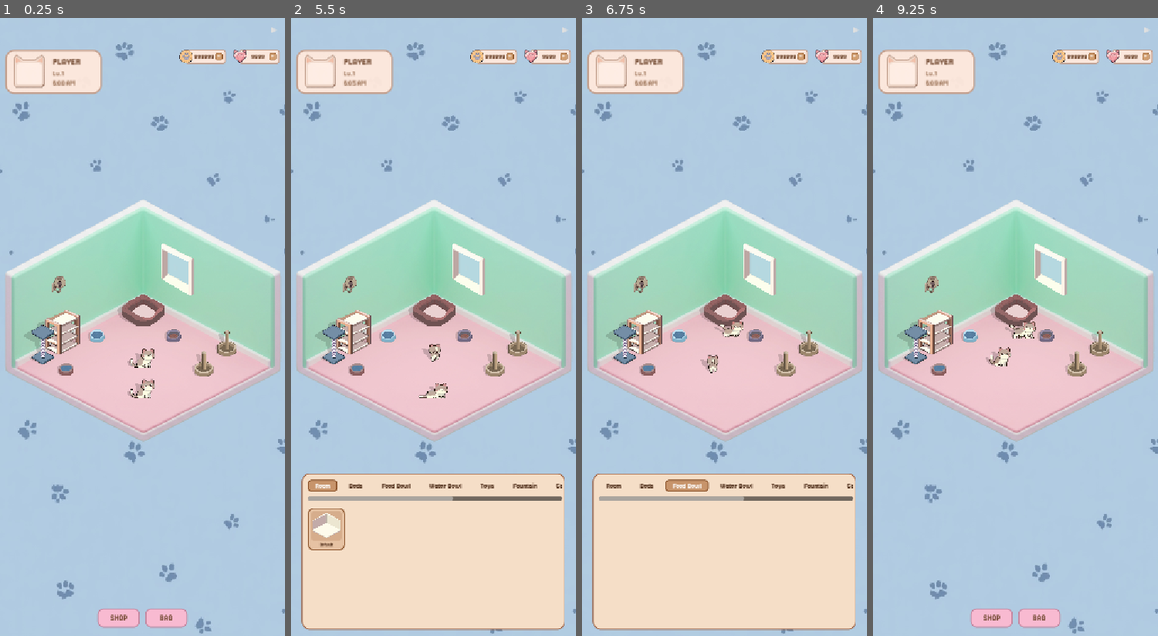
Above: before the commit, frames 1-4 (left to right).
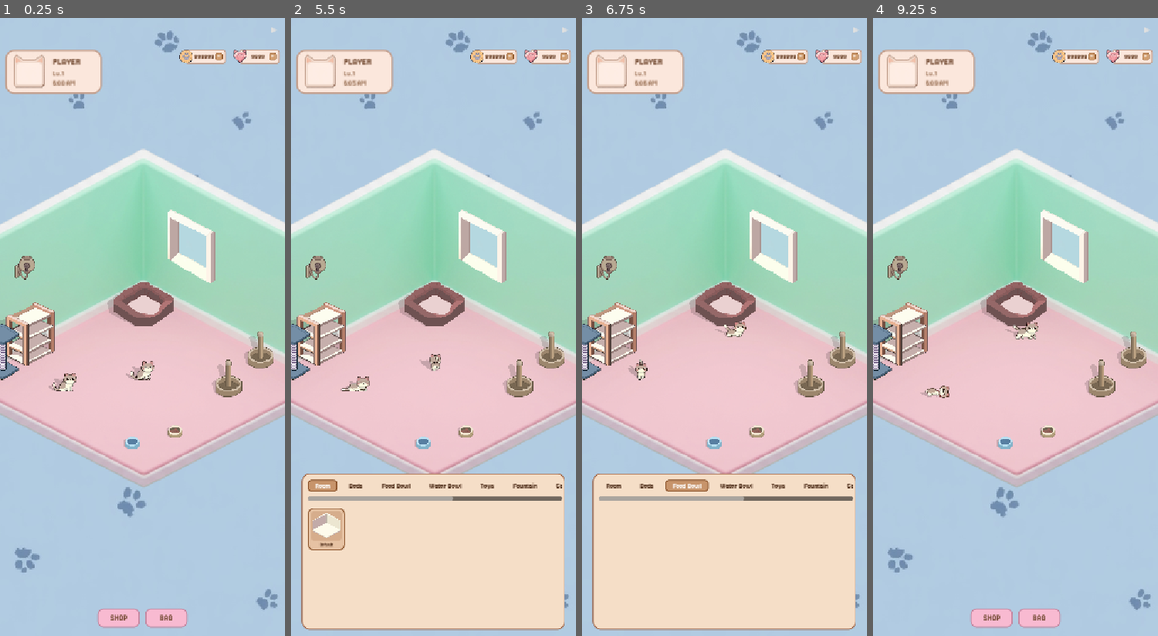
Above: after the commit, the same moments.

Repository: tangbuu/MyPetHouse
Game: Godot game, scene res://scenes/Main.tscn
Two runs of this game, one before a commit and one after it. Both use one fixed random seed, a clock stepped at 60 frames per second and the inputs below.
Inputs:
- Up to frame 1 (0.25 s): no input
- Up to frame 2 (5.5 s): click "+" at 0.5 s; click "+" at 1.25 s; click "SHOP" at 2 s; click "Fountain" at 2.75 s; click "BAG" at 3.5 s; click "Fountain" at 4.25 s; click "Room" at 5 s
- Up to frame 3 (6.75 s): click "Beds" at 5.75 s; click "Food Bowl" at 6.5 s
- Up to frame 4 (9.25 s): click "Water Bowl" at 7.25 s; click "Toys" at 8 s; click "Cat Tree" at 8.75 s

The runs differ from the first frame. In frame 1, 29% of the frame differs, in the area x 0-100%, y 2-100%; in frame 2, 27%; in frame 3, 27%; in frame 4, 28%.

Commit message:
feat: player idle sheet, bowl/cat asset resize, room wall nodes
- Add player female idle sprite sheet (6 frames, chroma key removed)
- Resize bowl images to 70%, cat sheets to 70%
- Bowl grid changed to 1x1x1 in objectGrid.json
- Room.tscn: add 4 hardcoded StaticBody2D wall nodes (drag-editable)
- Room.gd: skip Walls node on editor rebuild, remove JSON-driven wall creation
- Main.gd: ZOOM_MIN=1.0, ZOOM_INIT=1.4, ZOOM_MAX=2.5
- Remove unused UI button/paw/cat-generated assets

Co-Authored-By: Claude Sonnet 4.6 <noreply@anthropic.com>

Diff:
--- a/data/objectGrid.json
+++ b/data/objectGrid.json
@@ -4,7 +4,8 @@
   "1_1_2": ["SmallPlant"],
   "2_3_4": ["Shelf"],
   "1_1_0": ["Toy"],
-  "2_2_1": ["Fountain", "Bowl"],
+  "2_2_1": ["Fountain"],
+  "1_1_1": ["Bowl"],
   "5_0_5": ["Window"],
   "3_0_5": ["WallDecoBig"],
   "3_0_3": ["WallDecoMid"],
--- a/data/rooms/room_1.json
+++ b/data/rooms/room_1.json
@@ -19,22 +19,6 @@
   "id": "room_1",
   "items": [
     {
-      "grid_col": 6,
-      "grid_row": 2,
-      "grid_surface": "floor",
-      "id": "bowl_food_5",
-      "name": "bowl_food_5_i10",
-      "position": [
-        55.787,
-        16.019
-      ],
-      "scale_x": 1.0,
-      "scene": "res://scenes/items/Bowl.tscn",
-      "sceneName": "Bowl",
-      "script": "res://scripts/items/FoodBowl.gd",
-      "texture": "res://assets/item/bowl/food/bowl_5.png"
-    },
-    {
       "grid_col": 11,
       "grid_row": 0,
       "grid_surface": "floor",
@@ -140,36 +124,36 @@
       "texture": "res://assets/item/bed_large/bed_large_1.png"
     },
     {
-      "grid_col": 1,
-      "grid_row": 7,
+      "grid_col": 14,
+      "grid_row": 11,
+      "grid_surface": "floor",
+      "id": "bowl_food_2",
+      "name": "bowl_food_2_i25",
+      "position": [
+        42.042,
+        134.187
+      ],
+      "scale_x": 1.0,
+      "scene": "res://scenes/items/Bowl.tscn",
+      "sceneName": "Bowl",
+      "script": "res://scripts/items/FoodBowl.gd",
+      "texture": "res://assets/item/bowl/food/bowl_2.png"
+    },
+    {
+      "grid_col": 13,
+      "grid_row": 14,
       "grid_surface": "floor",
       "id": "bowl_water_3",
-      "name": "bowl_water_3_i20",
-      "position": [
-        -81.728,
-        16.173
+      "name": "bowl_water_3_i27",
+      "position": [
+        -12.924,
+        148.625
       ],
       "scale_x": 1.0,
       "scene": "res://scenes/items/Bowl.tscn",
       "sceneName": "Bowl",
       "script": "res://scripts/items/WaterBowl.gd",
       "texture": "res://assets/item/bowl/water/bowl_3.png"
-    },
-    {
-      "grid_col": 3,
-      "grid_row": 13,
-      "grid_surface": "floor",
-      "id": "bowl_water_11",
-      "name": "bowl_water_11_i21",
-      "position": [
-        -136.827,
-        76.272
-      ],
-      "scale_x": 1.0,
-      "scene": "res://scenes/items/Bowl.tscn",
-      "sceneName": "Bowl",
-      "script": "res://scripts/items/WaterBowl.gd",
-      "texture": "res://assets/item/bowl/water/bowl_11.png"
     }
   ],
   "pets": [
--- a/scenes/Room.tscn
+++ b/scenes/Room.tscn
@@ -1,6 +1,18 @@
 [gd_scene format=3 uid="uid://b3r8qmx2t6wj1"]
 
 [ext_resource type="Script" uid="uid://c6s6e4gtvfhlo" path="res://scripts/Room.gd" id="script"]
+
+[sub_resource type="RectangleShape2D" id="shape_w1"]
+size = Vector2(284, 10)
+
+[sub_resource type="RectangleShape2D" id="shape_w2"]
+size = Vector2(279, 10)
+
+[sub_resource type="RectangleShape2D" id="shape_w3"]
+size = Vector2(278, 10)
+
+[sub_resource type="RectangleShape2D" id="shape_w4"]
+size = Vector2(283, 10)
 
 [node name="Room" type="Node2D" unique_id=1781405327]
 position = Vector2(270, 680)
@@ -9,3 +21,33 @@
 
 [node name="Center" type="Marker2D" parent="." unique_id=209196427]
 position = Vector2(-0.94786745, 61.611374)
+
+[node name="Walls" type="Node2D" parent="."]
+
+[node name="Wall1" type="StaticBody2D" parent="Walls"]
+position = Vector2(-123, 9)
+rotation = 2.634
+
+[node name="Col" type="CollisionShape2D" parent="Walls/Wall1"]
+shape = SubResource("shape_w1")
+
+[node name="Wall2" type="StaticBody2D" parent="Walls"]
+position = Vector2(-123, 142)
+rotation = 0.476
+
+[node name="Col" type="CollisionShape2D" parent="Walls/Wall2"]
+shape = SubResource("shape_w2")
+
+[node name="Wall3" type="StaticBody2D" parent="Walls"]
+position = Vector2(124, 142)
+rotation = -0.478
+
+[node name="Col" type="CollisionShape2D" parent="Walls/Wall3"]
+shape = SubResource("shape_w3")
+
+[node name="Wall4" type="StaticBody2D" parent="Walls"]
+position = Vector2(124, 9)
+rotation = -2.632
+
+[node name="Col" type="CollisionShape2D" parent="Walls/Wall4"]
+shape = SubResource("shape_w4")
--- a/scripts/Main.gd
+++ b/scripts/Main.gd
@@ -50,6 +50,7 @@
 var _cam_origin    : Vector2  = Vector2.ZERO
 const ZOOM_MIN     := 1.0
 const ZOOM_MAX     := 2.5
+const ZOOM_INIT    := 1.4
 var _active_touches  : int        = 0
 var _touch_positions : Dictionary = {}
 var _pinch_distance  : float      = 0.0
@@ -113,7 +114,7 @@
 	_camera = Camera2D.new()
 	_cam_origin = _vp_size / 2.0
 	_camera.position = _cam_origin
-	_camera.zoom = Vector2(ZOOM_MIN, ZOOM_MIN)
+	_camera.zoom = Vector2(ZOOM_INIT, ZOOM_INIT)
 	add_child(_camera)
 	_camera.make_current()
 
--- a/scripts/Room.gd
+++ b/scripts/Room.gd
@@ -26,6 +26,7 @@
 func _editor_rebuild() -> void:
 	for child in get_children():
 		if child == _center: continue
+		if child.name == "Walls": continue
 		child.free()
 	_item_map.clear()
 	_object_grid.clear()
@@ -167,16 +168,7 @@
 	grid.call("setup", data)
 	_grid_overlay = grid
 
-	# ── Walls ─────────────────────────────────────────────────────────────────
-	for w : Dictionary in data.get("walls", []):
-		var wall     := StaticBody2D.new()
-		wall.position = _v2(w["position"])
-		wall.rotation = float(w["rotation"])
-		var col       := CollisionShape2D.new()
-		col.shape      = RectangleShape2D.new()
-		(col.shape as RectangleShape2D).size = _v2(w["size"])
-		wall.add_child(col)
-		add_child(wall)
+	# Walls are placed directly in Room.tscn for visual editing in the editor.
 
 # ── Public API ────────────────────────────────────────────────────────────────
 
Binary file removed: assets/Gemini_Generated_Image_7k75jt7k75jt7k75(1).png
Not shown, removed: assets/Gemini_Generated_Image_7k75jt7k75jt7k75(1).png.import
Binary file removed: assets/UI/avatar/avatar_frame_selected.png
Not shown, removed: assets/UI/avatar/avatar_frame_selected.png.import
Binary file removed: assets/UI/avatar/level_badge.png
Not shown, removed: assets/UI/avatar/level_badge.png.import
Binary file removed: assets/UI/buttons/brown/check_r1_c0.png
Not shown, removed: assets/UI/buttons/brown/check_r1_c0.png.import
Binary file removed: assets/UI/buttons/brown/check_r1_c1.png
Not shown, removed: assets/UI/buttons/brown/check_r1_c1.png.import
Binary file removed: assets/UI/buttons/brown/check_r1_c2.png
Not shown, removed: assets/UI/buttons/brown/check_r1_c2.png.import
(and 188 more such lines)
